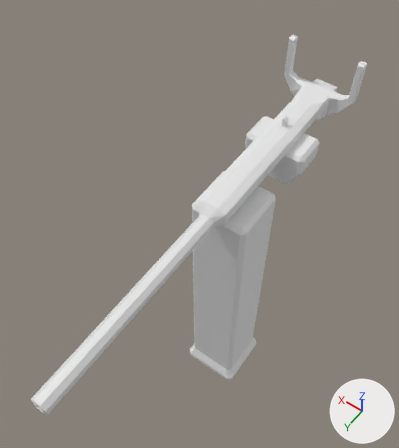
An edit to the Blender file Assets/02 Prefabs/models/mountedgun_simple.blend, drawn before and after from the same camera.
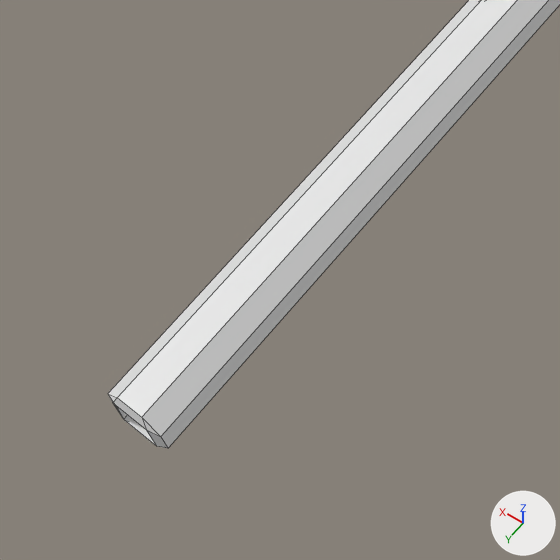
The first picture shows the older version from a camera (50 mm lens) standing at (-0.563, 0.974, 2.372) and looking at (0.147, -0.02, 0.81). The close-ups show both versions on the part from 0% to 40% of the width and 64% to 100% of the height of that picture; other places that the commit changed are outside them. Arrows for +X, +Y and +Z are at lower right; the lights stay in place. The close-ups show mesh edges as thin lines.

Objects in the first close-up: 'gun'.
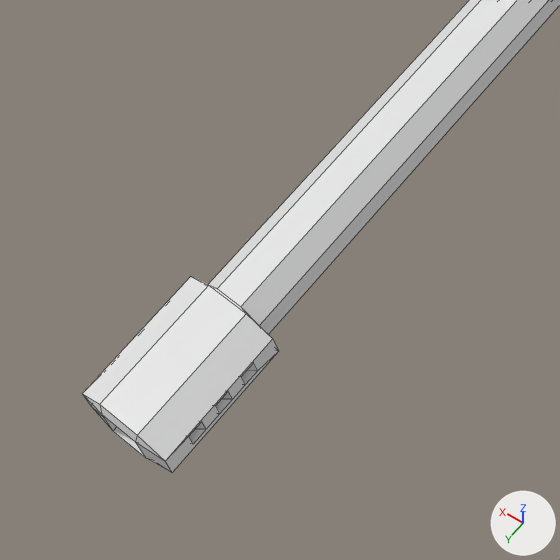
Where the newer file only moved an object's origin or applied its transform, the numbers keep the older frame.

The change, as a list of edits to the scene's bpy script:
```text
Change me_cube_001:
    used by ob_gun; location = (0.0, 0.0, 1.0); scale = (0.499, 1.16, 0.499)
    remove me_cube_001.from_pydata(...)  # 242 vertices, 230 faces; spans x -0.276..0.276, y -0.512..0.708, z 0.124..0.618
    add me_cube_001.from_pydata(...)  # 304 vertices, 269 faces; spans x -0.276..0.276, y -0.467..0.716, z 0.124..0.618
    me_cube_001 part 1
    2 vertices are removed from x -0.031..0.031, y 0.708, z 0.252
    11 faces are deleted
    6 vertices in x -0.048..0.048, y 0.705, z 0.172..0.243 move by (0.0, -0.079, 0.0)
    4 vertices move from x -0.031..0.031, y 0.705..0.708, z 0.19..0.269 to x -0.031..0.031, y 0.627..0.716, z 0.19..0.269
    36 vertices are added at x -0.076..0.076, y 0.627..0.716, z 0.172..0.269
    24 new vertices lie (0.0, 0.01, 0.0) away from vertices in x -0.076..0.076, y 0.644..0.699, z 0.209..0.238
    6 new vertices lie (0.0, 0.085, 0.0) away from vertices in x -0.076..0.076, y 0.628, z 0.199..0.269
    55 new faces join them
```

Location of each change, [x1, y1, x2, y2] in pixels of the close-ups (560 x 560 px):
'gun', reshaped: before [108, 0, 560, 448]; after [82, 0, 560, 473]
part 1 of me_cube_001, built on: before [108, 394, 168, 448]; after [82, 277, 278, 473]
